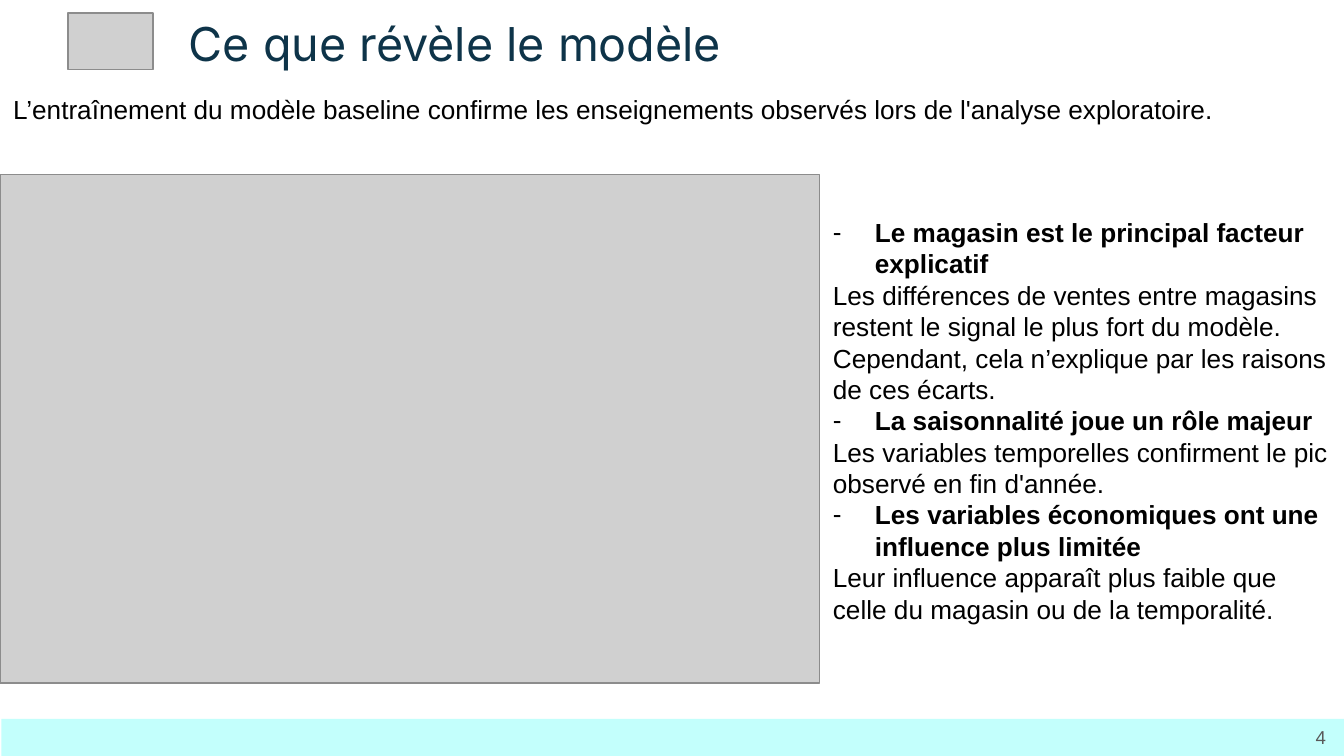
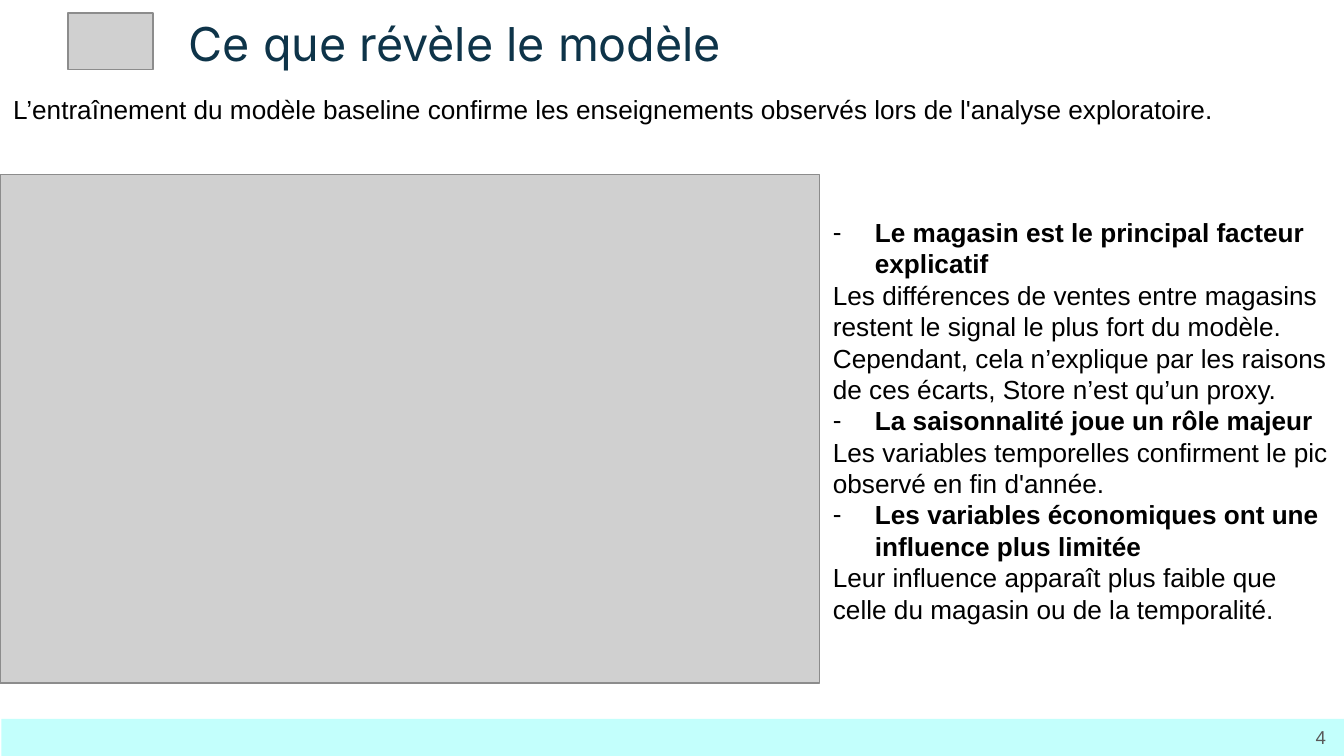
Before and after one commit to mathiascolson/Bloc-3_Walmart, a slide deck: slide 4 of Bloc3_walmart.pptx. Drawn at 1344x756 pixels with LibreOffice and Linux fonts; fonts in the diff are those of the drawing; grey boxes stand for pictures. Boxes give left, top, right and bottom in pixels: in the first picture for what was removed or moved away, otherwise in the second. Text is boxed around its words. In the diff, an @@ line names an element or a change of style, - is before the commit and + after.

Commit message:
présentation après sauvegarde

```diff
--- a/Bloc3_walmart.pptx
+++ b/Bloc3_walmart.pptx
@@ text at (833, 285, 1326, 405): text changed @@
-Les différences de ventes entre magasins restent le signal le plus fort du modèle. Cependant, cela n’explique par les raisons de ces écarts.
+Les différences de ventes entre magasins restent le signal le plus fort du modèle. Cependant, cela n’explique par les raisons de ces écarts, Store n’est qu’un proxy.
```
